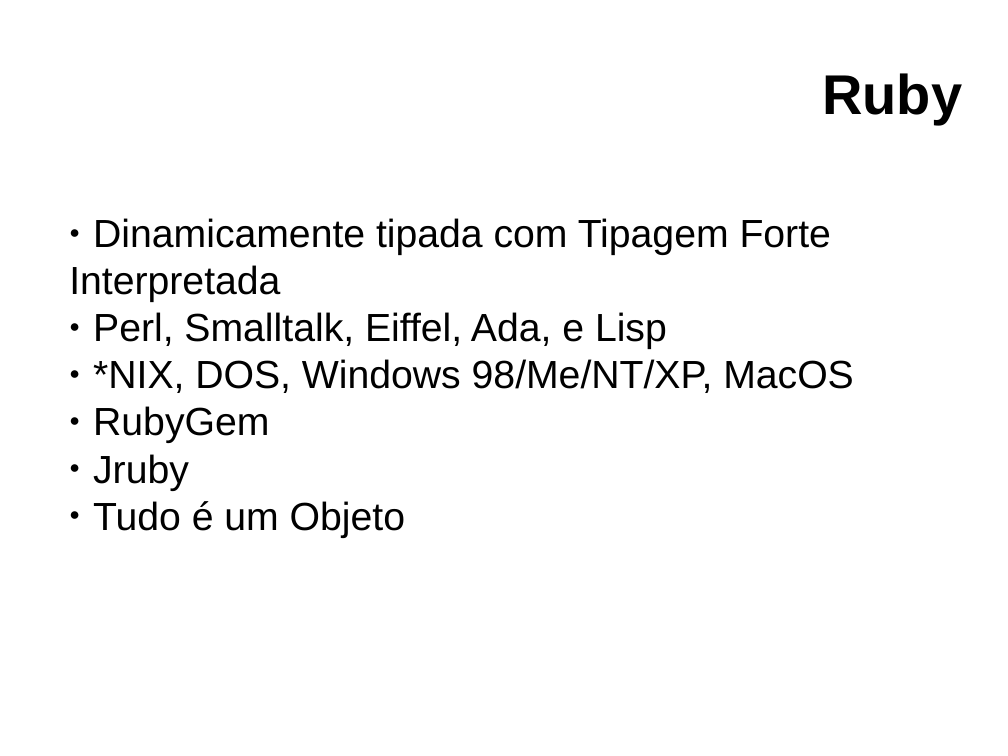
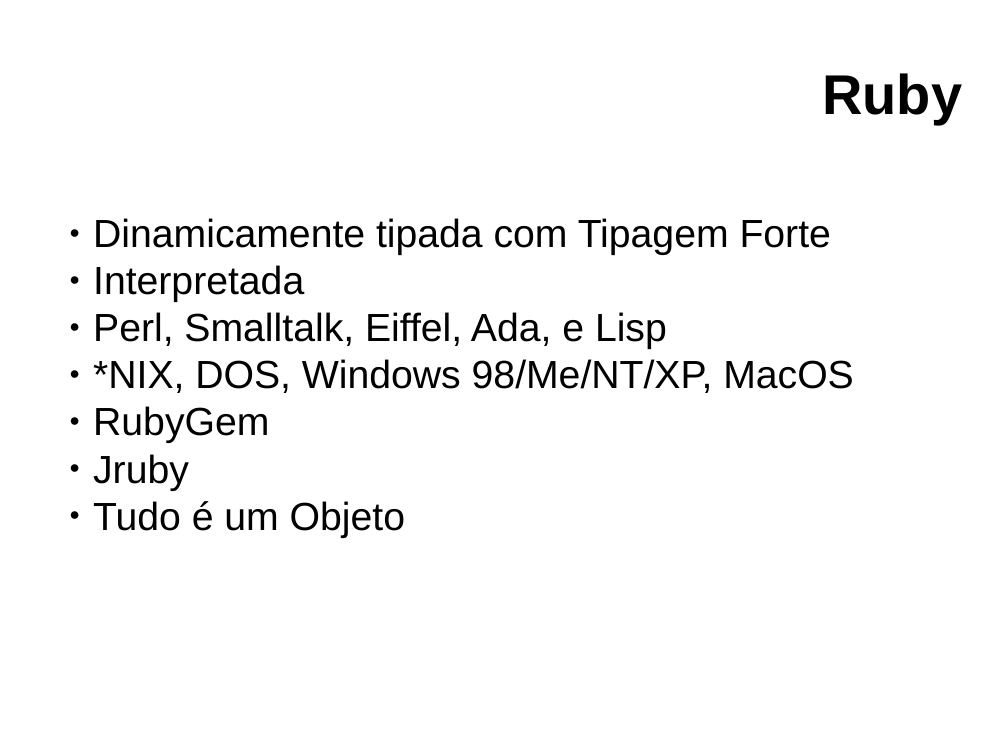
Before and after one commit to clairton/crh, a slide deck: slide 5 of slides.odp. Drawn at 1008x756 pixels with LibreOffice and Linux fonts; fonts in the diff are those of the drawing; background and template pictures are left out. Boxes give left, top, right and bottom in pixels: in the first picture for what was removed or moved away, otherwise in the second. Text is boxed around its words. In the diff, an @@ line names an element or a change of style, - is before the commit and + after.

```diff
--- a/slides.odp
+++ b/slides.odp
@@ text at <box>93,265,304,302</box>: bullet none to ● @@
```
Also in this commit, not shown: 1 other slide changed, 1 slide added.
